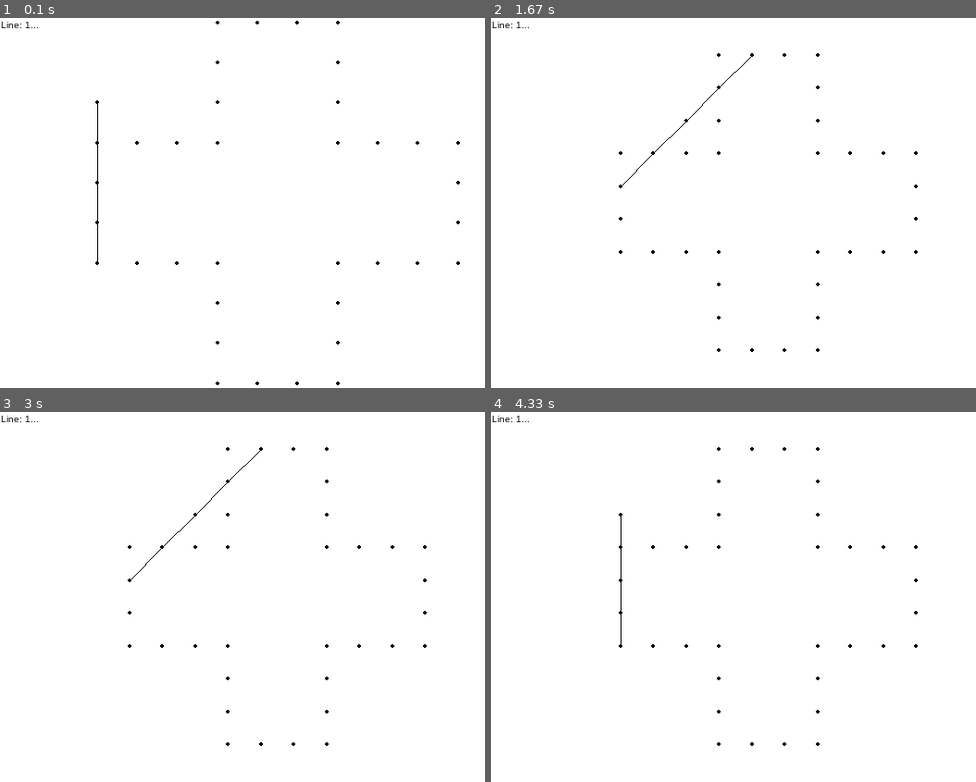
Above: before the commit, frames 1-4 (two rows, left to right).
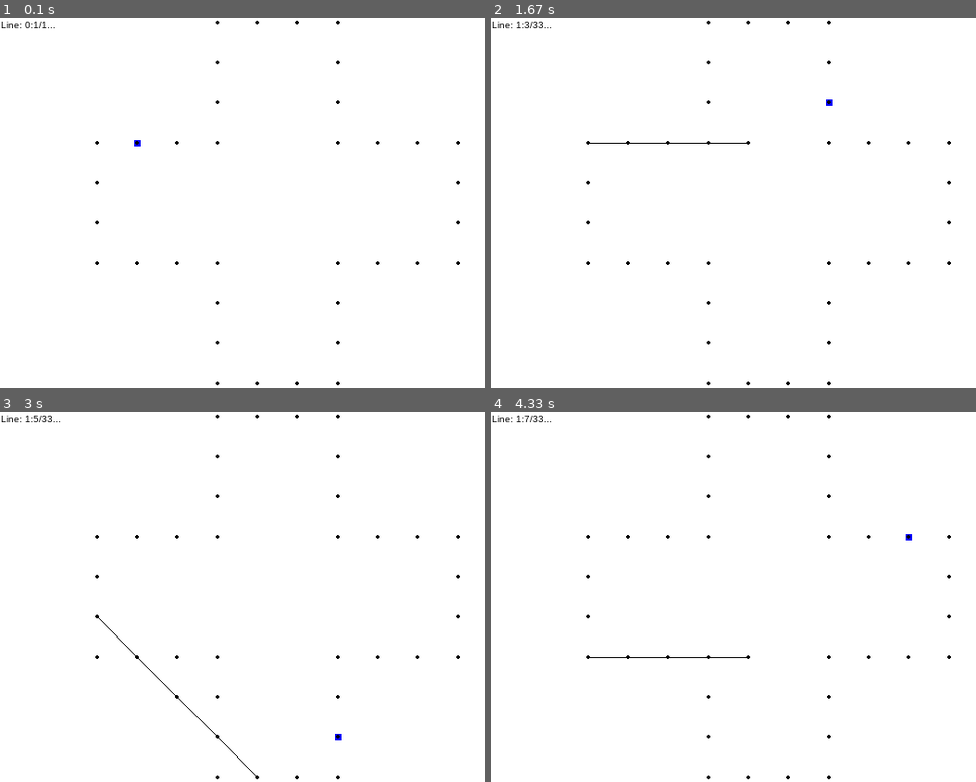
Above: after the commit, the same moments.

Repository: tomibgt/fourplusone
Game: pygame game, started from resolve.py
The game is run twice, just before and just after one commit, with the same random seed, the same clock (stepped at 60 frames per second) and the same inputs.
Inputs:
- Up to frame 1 (0.1 s): no input
- Up to frame 2 (1.67 s): no input
- Up to frame 3 (3 s): no input
- Up to frame 4 (4.33 s): no input

The runs differ from the first frame. In frame 1, 0.1% of the frame differs, in the area x 5-30%, y 1-66%; in frame 2, 0.6%; in frame 3, 0.6%, in the area x 6-95%, y 0-100%; in frame 4, 0.6%.

Commit message:
Works fine. Looks nice. Is slow.

Diff:
--- a/grid.py
+++ b/grid.py
@@ -7,6 +7,7 @@
     x_max: int = 0
     y_min: int = 0
     y_max: int = 0
+    focus: list[int, int]
 
     def __init__(self):
         self.line_count = 0
@@ -96,6 +97,7 @@
             y (int): Y-coordinate of the intersection.
         """
         self.intersections[(x, y)] = True
+        self.intersections = dict(sorted(self.intersections.items()))
         if x > Grid.x_max:
             Grid.x_max = x
         if y > Grid.y_max:
--- a/resolvers.py
+++ b/resolvers.py
@@ -97,6 +97,9 @@
     infile: str  = None
     #infile: str  = "resolveIN.log"
     outfile: str = "resolveOUT.log"
+    current_path: int = 1
+    total_paths: int  = 1
+    future_paths: int = 1
 
     def make_a_move(self) -> bool:
         # New round begins
@@ -107,6 +110,9 @@
             os.rename(self.outfile, self.infile)
 
         # If there is an input file, process it
+        self.total_paths = self.future_paths
+        self.future_paths = 1
+        self.current_path = 1
         if self.infile is not None:
             with open(self.infile, "r") as f:
                 previous_moves = []
@@ -114,6 +120,7 @@
                     move = tuple(int(val) if val.strip() != '' else None for val in line.strip().split(","))
                     # Once we get to the end of a path, find the possible moves there and store
                     if move[0] is None:
+                        self.current_path += 1
                         if self.find_new_moves(previous_moves):
                             moves_available = True
                         else:
@@ -141,22 +148,32 @@
         for target in self.game_grid.intersections:
             x = target[0]
             y = target[1]
+            Grid.focus = [x, y]
+            self.view.refresh()
             if self.game_grid.is_valid_line(x, y, 1, 1): # \.
                 possible_moves.append((x, y, 1, 1))
+                self.future_paths += 1
             if self.game_grid.is_valid_line(x, y, 0, 1): # |.
                 possible_moves.append((x, y, 0, 1))
+                self.future_paths += 1
             if self.game_grid.is_valid_line(x, y, -1, 1): #./
                 possible_moves.append((x, y, -1, 1))
+                self.future_paths += 1
             if self.game_grid.is_valid_line(x, y, -1, 0): # .–
                 possible_moves.append((x, y, -1, 0))
+                self.future_paths += 1
             if self.game_grid.is_valid_line(x, y, -1, -1): # '\
                 possible_moves.append((x, y, -1, -1))
+                self.future_paths += 1
             if self.game_grid.is_valid_line(x, y, 0, -1): # |'
                 possible_moves.append((x, y, 0, -1))
+                self.future_paths += 1
             if self.game_grid.is_valid_line(x, y, 1, -1): # /'
                 possible_moves.append((x, y, 1, -1))
+                self.future_paths += 1
             if self.game_grid.is_valid_line(x, y, 1, 0): # –.
                 possible_moves.append((x, y, 1, 0))
+                self.future_paths += 1
 
         # Store each possible move in the outfile, preceeded by the path so far
         with open(self.outfile, "a") as outputfile:
--- a/view.py
+++ b/view.py
@@ -1,6 +1,7 @@
 from __future__ import annotations
 from typing import TYPE_CHECKING
 import pygame
+from pygame import Rect
 from pygame.math import Vector2
 if TYPE_CHECKING:
     from resolvers import Resolver
@@ -23,6 +24,12 @@
         scale = min(x_scale_candidate, y_scale_candidate)
         x_offset = (self.width - ((self.resolver.game_grid.x_max - self.resolver.game_grid.x_min) * scale) - 10) / 2
         y_offset = (self.height - ((self.resolver.game_grid.y_max - self.resolver.game_grid.y_min) * scale) - 10) / 2
+
+        pygame.draw.rect(surface=self.screen,
+                         color="blue",
+                         rect=Rect(((self.resolver.game_grid.focus[0]-self.resolver.game_grid.x_min)*scale)+2+x_offset,
+                                   ((self.resolver.game_grid.focus[1]-self.resolver.game_grid.y_min)*scale)+2+y_offset,
+                                   7, 7))
 
         for x in range(self.resolver.game_grid.x_min, self.resolver.game_grid.x_max+1):
             for y in range(self.resolver.game_grid.y_min, self.resolver.game_grid.y_max+1):
@@ -48,10 +55,10 @@
         punctuator = "!"
         if self.resolver.is_still_going():
             punctuator = "..."
-        text = self.font.render(f'Line: {self.resolver.game_grid.line_count}{punctuator}', True, "black")
+        text = self.font.render(f'Line: {self.resolver.game_grid.line_count}:{self.resolver.current_path}/{self.resolver.total_paths}{punctuator}', True, "black")
         self.screen.blit(text, (1, 1))
 
-        self.clock.tick(24)
+        self.clock.tick(60)
         pygame.display.flip()
 
     def set_resolver(self, resolver: Resolver):
